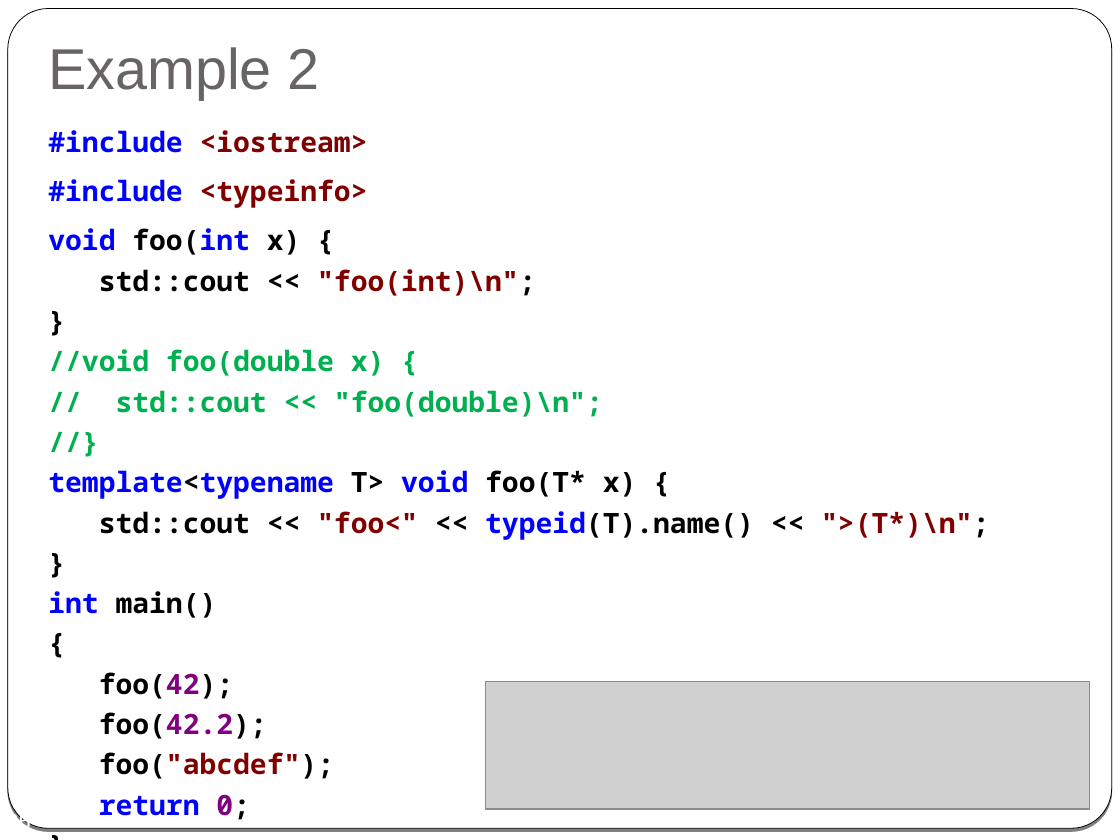
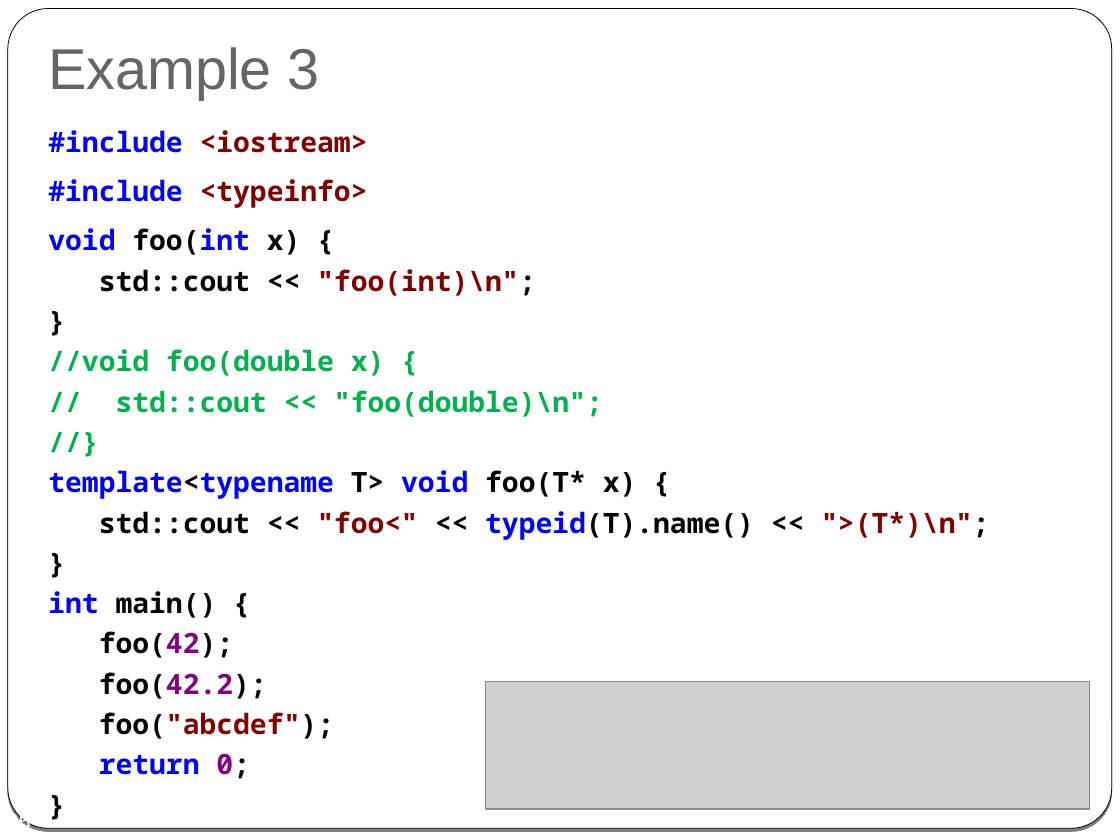
Before and after one commit to cpp-at-ariel/cpp-5778, a slide deck: slide 25 of week08-templates/slides.odp. Drawn at 1120x840 pixels with LibreOffice and Linux fonts; fonts in the diff are those of the drawing; grey boxes stand for pictures. Boxes give left, top, right and bottom in pixels: in the first picture for what was removed or moved away, otherwise in the second. Text is boxed around its words. In the diff, an @@ line names an element or a change of style, - is before the commit and + after.

```diff
--- a/week08-templates/slides.odp
+++ b/week08-templates/slides.odp
@@ title at box(48, 47, 320, 100): text changed @@
-Example 2
+Example 3
@@ text "#include <iostream>" rewrapped from box(48, 130, 989, 820) to box(48, 130, 989, 779) @@
```
Also in this commit, not shown: 8 other slides changed, 7 other files.
